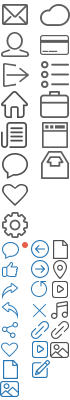
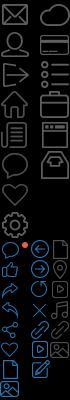
Layer changes from the first 70px x 400px image to the second:
showed "背景" over [0, 0, 70, 400]
